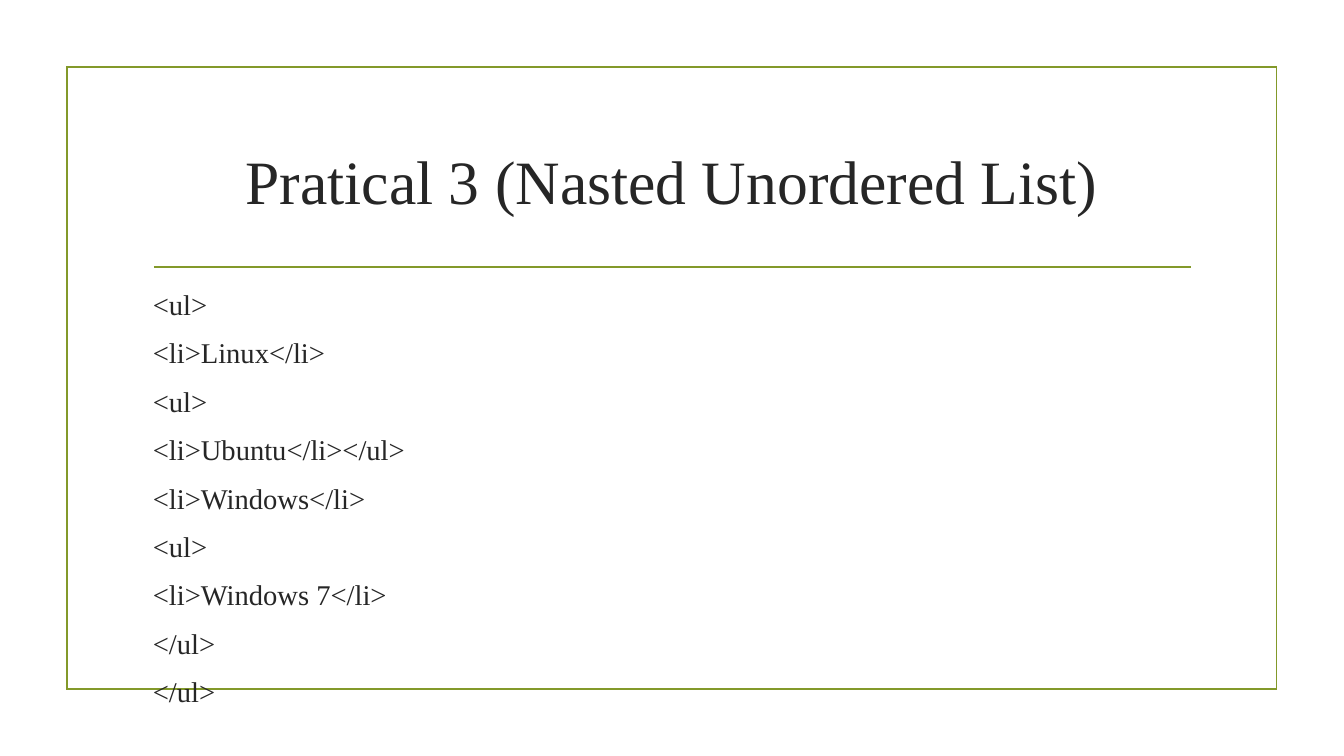
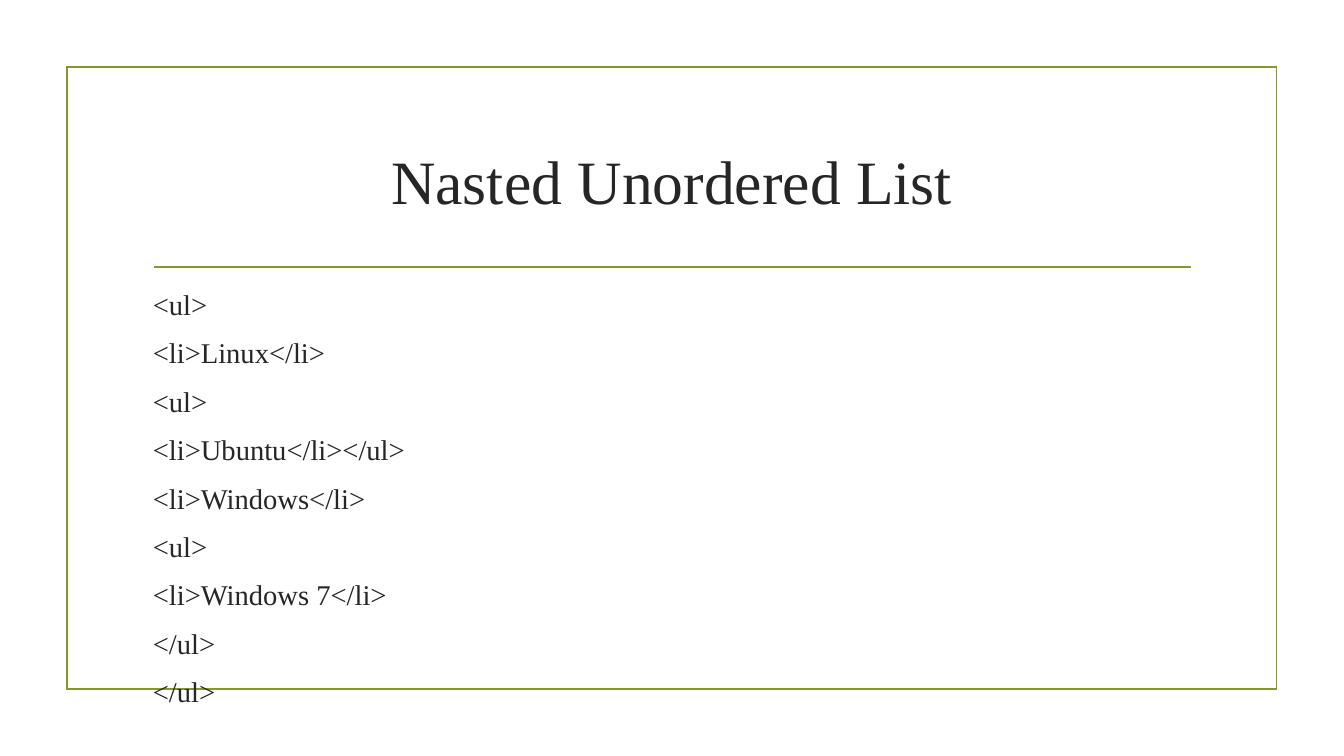
Before and after one commit to sagarshrestha81/FED, a slide deck: slide 25 of HTML.pptx (slide 23 before the commit). Drawn at 1344x756 pixels with LibreOffice and Linux fonts; fonts in the diff are those of the drawing; background and template pictures are left out. Boxes give left, top, right and bottom in pixels: in the first picture for what was removed or moved away, otherwise in the second. Text is boxed around its words. In the diff, an @@ line names an element or a change of style, - is before the commit and + after.

```diff
--- a/HTML.pptx
+++ b/HTML.pptx
@@ title at <box>391,161,952,205</box>: text changed @@
-Pratical 3 (Nasted Unordered List)
+Nasted Unordered List
```
Also in this commit, not shown: 19 other slides changed, 4 slides added, 5 slides removed, 4 other files.
